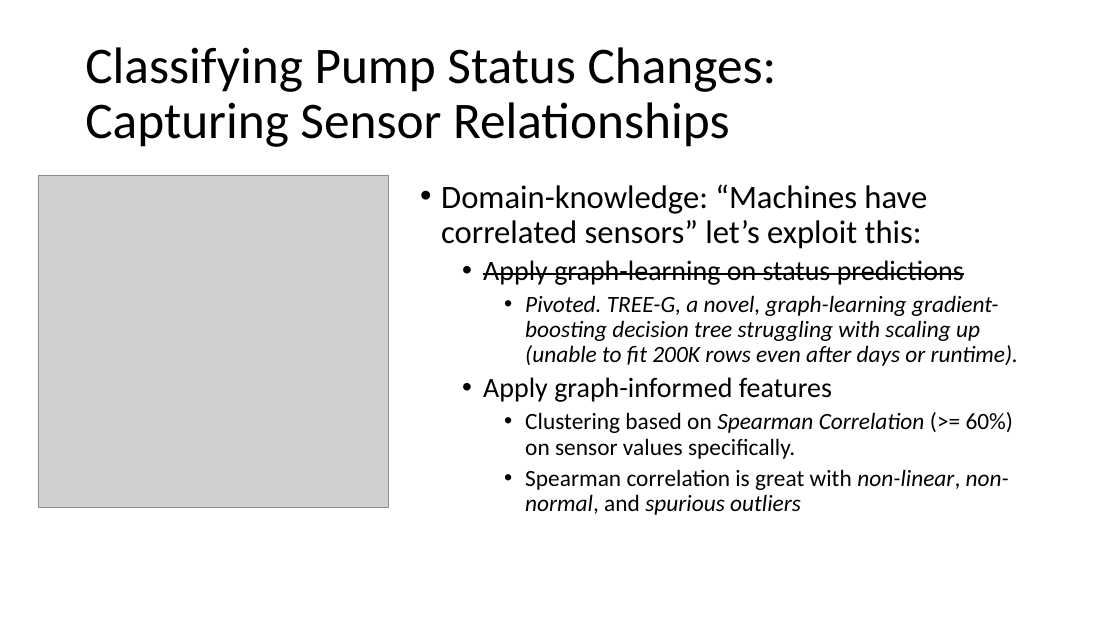
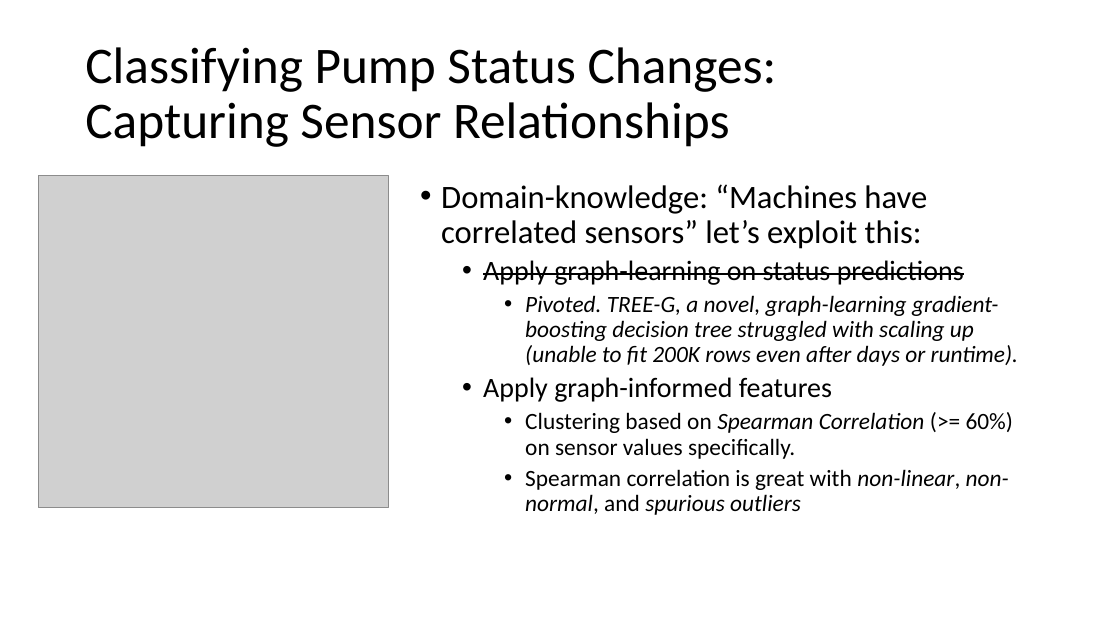
Before and after one commit to jrwoodwa/graph-based-predictive-maintenance, a slide deck: slide 7 of Report.pptx. Drawn at 1120x630 pixels with LibreOffice and Linux fonts; fonts in the diff are those of the drawing; grey boxes stand for pictures. Boxes give left, top, right and bottom in pixels: in the first picture for what was removed or moved away, otherwise in the second. Text is boxed around its words. In the diff, an @@ line names an element or a change of style, - is before the commit and + after.

Commit message:
Fixing grammar
On Slide 7

```diff
--- a/Report.pptx
+++ b/Report.pptx
@@ text at <box>525,295,1018,366</box>: text changed @@
-    • Pivoted. TREE-G, a novel, graph-learning gradient-boosting decision tree struggling with scaling up (unable to fit 200K rows even after days or runtime).
+    • Pivoted. TREE-G, a novel, graph-learning gradient-boosting decision tree struggled with scaling up (unable to fit 200K rows even after days or runtime).
```
Also in this commit, not shown: 1 other file.
